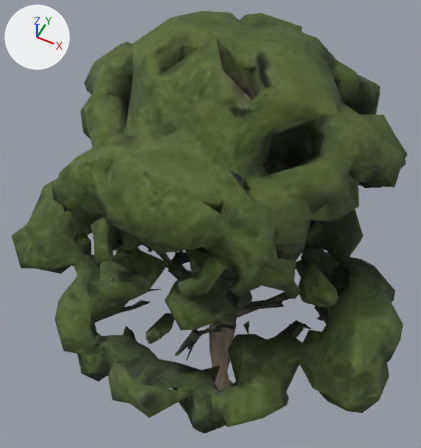
Renders of the glTF model public/models/flora/meshy-012/tree-1527-mid.glb from each side of a commit.
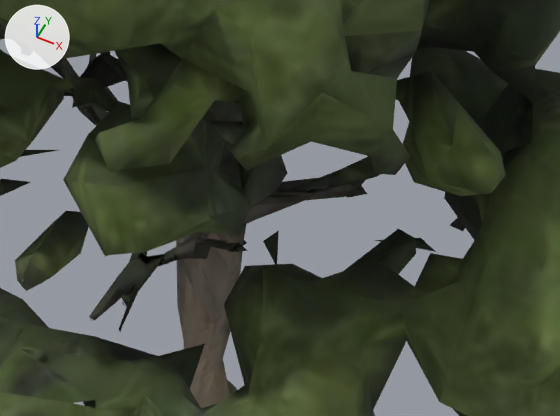
Each version appears first whole from a 50 mm lens placed at (3.16, -6.92, 16.22), pointed at (-0.62, 0.64, 6.77), and next in a close-up on the part from 33% to 86% of the width and 51% to 88% of the height. The lights are fixed; the arrows at upper left show +X, +Y and +Z. The last two pictures show the newer version. Vertices at exactly the same position are counted once.

The scene before the commit, as lines of its bpy script (objects in view):
```python
mat_foliage___mist_alder = bpy.data.materials.new('Foliage | mist alder')
mat_foliage___mist_alder.use_nodes = True; mat_foliage___mist_alder.node_tree.nodes.clear()
_N = mat_foliage___mist_alder.node_tree.nodes; _L = mat_foliage___mist_alder.node_tree.links
n0 = _N.new('ShaderNodeBsdfPrincipled'); n0.name = 'Principled BSDF'
n0.inputs[2].default_value = 0.91  # 'Roughness'
n1 = _N.new('ShaderNodeOutputMaterial'); n1.name = 'Material Output'
n2 = _N.new('ShaderNodeMix'); n2.name = 'Mix'
n2.data_type = 'RGBA'
n2.blend_type = 'MULTIPLY'
n2.inputs[0].default_value = 1.0  # 'Factor'
n2.inputs[7].default_value = (0.84, 0.9, 0.8, 1.0)  # 'B', white #ecf3e7
n3 = _N.new('ShaderNodeTexImage'); n3.name = 'Image Texture'
n3.image = img_image_0
_L.new(n0.outputs[0], n1.inputs[0])  # 'BSDF' to 'Surface'
_L.new(n2.outputs[2], n0.inputs[0])  # 'Result' to 'Base Color'
_L.new(n3.outputs[0], n2.inputs[6])  # 'Color' to 'A'
me_mesh_0_003 = bpy.data.meshes.new('Mesh_0.003')
me_mesh_0_003.from_pydata(...)  # 358 vertices, 496 faces; spans x -1.41..1.41, y -1.35..1.05, z 0.02..6.85
me_mesh_0_003.materials.append(mat_wood___mist_alder)
me_mesh_0_004 = bpy.data.meshes.new('Mesh_0.004')
me_mesh_0_004.from_pydata(...)  # 3352 vertices, 6395 faces; spans x -3.8..3.77, y -3.69..3.68, z 2.53..12.0
me_mesh_0_004.materials.append(mat_foliage___mist_alder)
ob_foliage = bpy.data.objects.new('Foliage', me_mesh_0_004)
ob_foliage.location = (0.0, 0.0, 0.0)
ob_wood = bpy.data.objects.new('Wood', me_mesh_0_003)
ob_wood.location = (0.0, 0.0, 0.0)
```
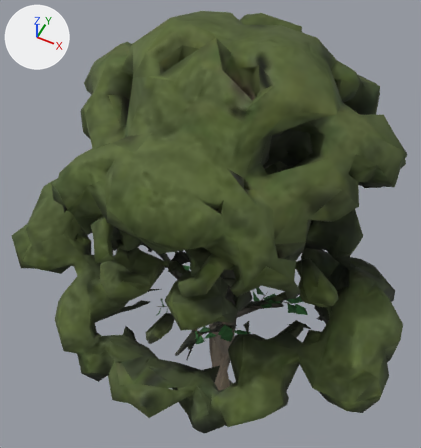
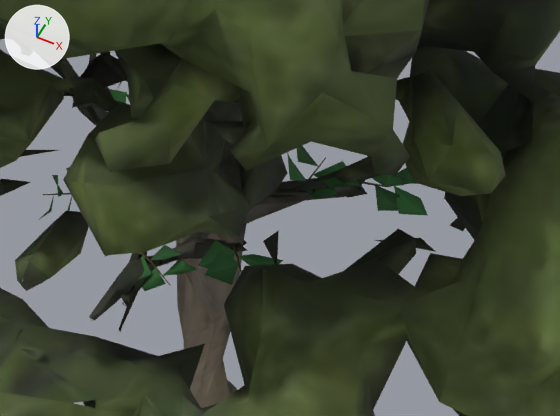
Pixel boxes (x1, y1, x2, y2) of what changed, in the close-ups (560 x 416 px):
'Foliage', reshaped
    both: (0, 0, 560, 416)
part 1 of me_mesh_0_004, added
    after: (40, 82, 427, 291)
part 2 of me_mesh_0_004, surface changed
    both: (64, 79, 420, 290)

Diff of the bpy script that builds the scene:
```diff
--- a/public/models/flora/meshy-012/tree-1527-mid.glb.py
+++ b/public/models/flora/meshy-012/tree-1527-mid.glb.py
@@ img_tree_1527_custom_attached_leaf_atlas @@
+img_tree_1527_custom_attached_leaf_atlas = load_image('tree-1527 custom attached leaf atlas', '_unpacked/tree-1527_custom_attached_leaf_atlas', 2048, 2048, 'sRGB')
@@ mat_foliage___mist_alder @@
 n1 = _N.new('ShaderNodeOutputMaterial'); n1.name = 'Material Output'
+n4 = _N.new('ShaderNodeMath'); n4.name = 'Math'
+n4.operation = 'SUBTRACT'
+n4.inputs[0].default_value = 1.0  # 'Value'
+n5 = _N.new('ShaderNodeMath'); n5.name = 'Math.001'
+n5.operation = 'LESS_THAN'
+n5.inputs[1].default_value = 0.35  # 'Value'
 n2 = _N.new('ShaderNodeMix'); n2.name = 'Mix'
@@ mat_foliage___mist_alder @@
 n3 = _N.new('ShaderNodeTexImage'); n3.name = 'Image Texture'
-n3.image = img_image_0
+n3.image = img_tree_1527_custom_attached_leaf_atlas
 _L.new(n0.outputs[0], n1.inputs[0])  # 'BSDF' to 'Surface'
@@ mat_foliage___mist_alder @@
 n0 = _N.new('ShaderNodeBsdfPrincipled'); n0.name = 'Principled BSDF'
 _L.new(n3.outputs[0], n2.inputs[6])  # 'Color' to 'A'
+_L.new(n4.outputs[0], n0.inputs[4])  # 'Value' to 'Alpha'
+_L.new(n5.outputs[0], n4.inputs[1])  # 'Value' to 'Value'
+_L.new(n3.outputs[1], n5.inputs[0])  # 'Alpha' to 'Value'
@@ me_mesh_0_004 @@
 # used by ob_foliage; location = (0.0, 0.0, 0.0)
-me_mesh_0_004.from_pydata(...)  # 3352 vertices, 6395 faces; spans x -3.8..3.77, y -3.69..3.68, z 2.53..12.0
+me_mesh_0_004.from_pydata(...)  # 3584 vertices, 6619 faces; spans x -3.8..3.77, y -3.69..3.68, z 2.53..12.0
+# me_mesh_0_004 part 1
+# 232 vertices are added at x -1.29..1.94, y -1.55..1.05, z 5.24..6.72
+# 224 new faces join them
+# me_mesh_0_004 part 2: 6390 kept faces spanning x -3.8..3.77, y -3.69..3.68, z 2.53..12.0 get new texture (UV) coordinates
 me_mesh_0_004.materials.append(mat_foliage___mist_alder)
```
